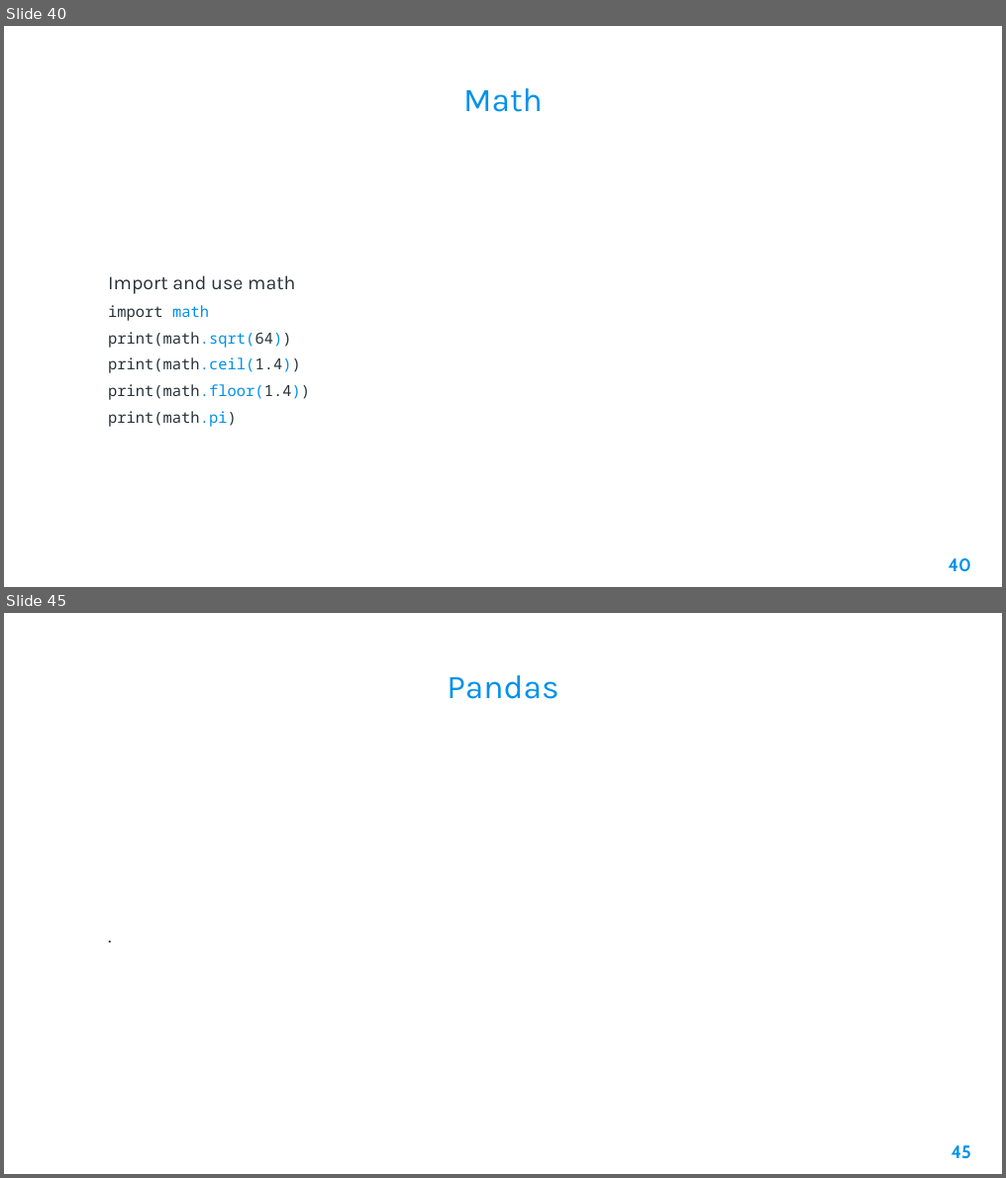
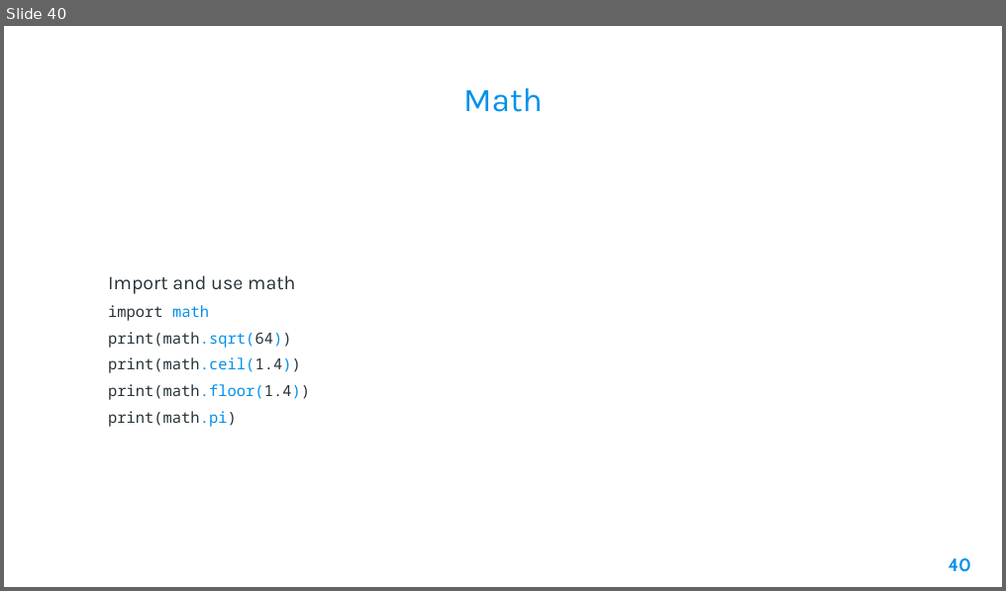
Before and after one commit to AleeRezaa/learn-python, a slide deck: Python.pptx. Shown one above the other, each under a label of ours: slides 40 and 45 before the commit, slide 40 after it; the slides between them are not shown. The pictures are 1006x1178 and 1006x591 pixels, drawn with LibreOffice and Linux fonts; fonts in the diff are those of the drawing; background and template pictures are left out. Boxes give left, top, right and bottom in pixels: in the first picture for what was removed or moved away, otherwise in the second. Text is boxed around its words. In the diff, an @@ line names an element or a change of style, - is before the commit and + after.

```diff
--- a/Python.pptx
+++ b/Python.pptx
@@ slide 45 removed at (4, 613, 1002, 1174), background picture (left out) @@
@@ title removed at (447, 675, 558, 699) @@
-Pandas
@@ text removed at (90, 738, 916, 1134) @@
-.
@@ page number removed at (951, 1146, 971, 1159) @@
-45
```
Also in this commit, not shown: 9 slides changed, 6 slides added.
